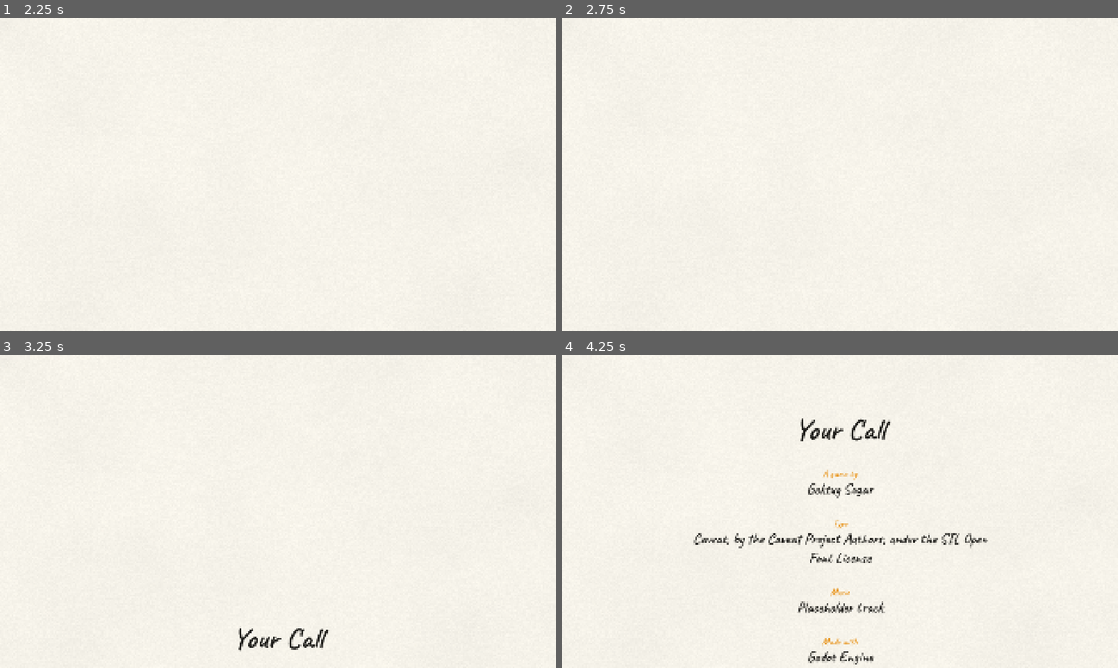
Above: before the commit, frames 1-4 (two rows, left to right).
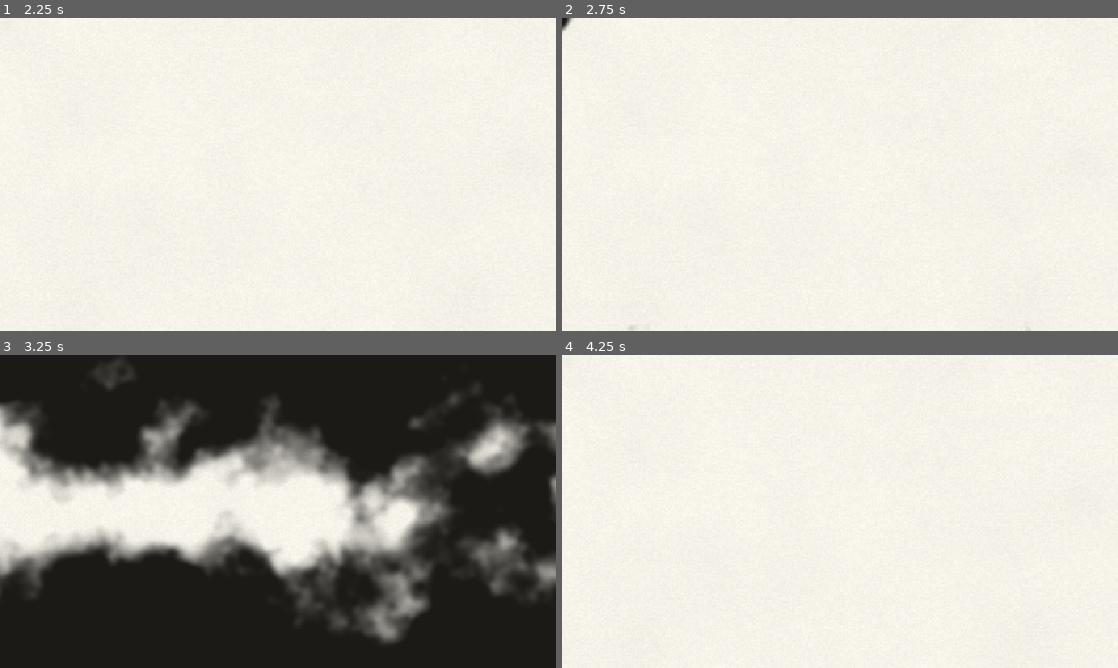
Above: after the commit, the same moments.

Repository: GoktugSugar/your_call
Game: Godot game, scene res://dev/cinematic_sampler.tscn
The game is run twice, just before and just after one commit, with the same random seed, the same clock (stepped at 60 frames per second) and the same inputs. This scene is started directly instead of the project's main scene. Sound files missing from this copy of the repository are replaced by a short silence.
Inputs (mouse positions are in pixels of both pictures, inside the frame that each line leads up to):
- Up to frame 1 (2.25 s): tap Enter at 0.5 s; move the mouse to (400, 158) at 0.52 s; press the mouse at (400, 158) at 0.53 s; release the mouse at (400, 158) at 1.25 s; drag from (166, 190) to (250, 237) at 1.27 s; tap F5 (dev_restart) at 2 s; move the mouse to (333, 105) at 2.02 s; tap Alt at 2.1 s; click (333, 105) at 2.17 s
- Up to frame 2 (2.75 s): no input
- Up to frame 3 (3.25 s): drag from (250, 574) to (111, 464) at 2.77 s
- Up to frame 4 (4.25 s): move the mouse to (1006, 558) at 3.52 s; press the mouse at (1006, 558) at 3.53 s

Frame 1 is identical in both runs. In frame 2, less than 0.1% of the frame differs, in the area x 0-13%, y 0-100%; in frame 3, 87%, in the area x 0-100%, y 0-100%; in frame 4, 2.2%.

Commit message:
Play the waking in the cinematic sampler
The sampler plays the crash, then the waking, then the credits. With
--waking it plays the waking alone.

Co-Authored-By: Claude Opus 5.5 <noreply@anthropic.com>

Diff:
--- a/dev/cinematic_sampler.gd
+++ b/dev/cinematic_sampler.gd
@@ -1,18 +1,39 @@
 extends Node
-## Development only: plays the opening crash cinematic, then rolls the credits, for captures.
+## Development only: plays the opening crash, then the waking that opens every later chapter, then
+## rolls the credits, for captures. With [code]--waking[/code] it plays the waking alone, at once.
+## [codeblock]
+## Godot --path . res://dev/capture_runner.tscn -- --scene=res://dev/cinematic_sampler.tscn \
+##     --waking --out=C:/somewhere/shot --times=0.5,2,4
+## [/codeblock]
 
 ## The opening cinematic to play first.
 @export var crash: CrashCinematic
-## The credits to roll after it.
+## The waking to play after it.
+@export var waking: WakingCinematic
+## The credits to roll at the end.
 @export var credits: Credits
-## Seconds between the end of the cinematic and the credits.
+## Seconds between one piece ending and the next starting.
 @export_range(0.0, 10.0, 0.05) var pause_between := 1.0
 
 
 func _ready() -> void:
-	crash.hit.connect(func() -> void: print("cinematic_sampler: hit at %.2f s" % (Time.get_ticks_msec() / 1000.0)))
-	await crash.play()
-	print("cinematic_sampler: cinematic finished at %.2f s" % (Time.get_ticks_msec() / 1000.0))
+	var waking_only := DevArgs.parse().has("waking")
+	crash.hit.connect(func() -> void: _log("hit"))
+	waking.eyes_closed.connect(func() -> void: _log("eyes closed"))
+	if not waking_only:
+		_log("crash started")
+		await crash.play()
+		_log("crash finished")
+		await get_tree().create_timer(pause_between).timeout
+	_log("waking started")
+	await waking.play()
+	_log("waking finished")
+	if waking_only:
+		return
 	await get_tree().create_timer(pause_between).timeout
 	await credits.roll()
-	print("cinematic_sampler: credits finished at %.2f s" % (Time.get_ticks_msec() / 1000.0))
+	_log("credits finished")
+
+
+func _log(what: String) -> void:
+	print("cinematic_sampler: %s at %.2f s" % [what, Time.get_ticks_msec() / 1000.0])
--- a/dev/cinematic_sampler.tscn
+++ b/dev/cinematic_sampler.tscn
@@ -1,17 +1,21 @@
-[gd_scene load_steps=5 format=3]
+[gd_scene load_steps=6 format=3]
 
 [ext_resource type="Script" path="res://dev/cinematic_sampler.gd" id="1_sampler"]
 [ext_resource type="PackedScene" path="res://ink/paper/paper.tscn" id="2_paper"]
 [ext_resource type="PackedScene" path="res://cinematics/crash/crash_cinematic.tscn" id="3_crash"]
 [ext_resource type="PackedScene" path="res://ui/credits/credits.tscn" id="4_credits"]
+[ext_resource type="PackedScene" path="res://cinematics/waking/waking_cinematic.tscn" id="5_waking"]
 
-[node name="CinematicSampler" type="Node" node_paths=PackedStringArray("crash", "credits")]
+[node name="CinematicSampler" type="Node" node_paths=PackedStringArray("crash", "waking", "credits")]
 script = ExtResource("1_sampler")
 crash = NodePath("CrashCinematic")
+waking = NodePath("WakingCinematic")
 credits = NodePath("Credits")
 
 [node name="Paper" parent="." instance=ExtResource("2_paper")]
 
 [node name="CrashCinematic" parent="." instance=ExtResource("3_crash")]
 
+[node name="WakingCinematic" parent="." instance=ExtResource("5_waking")]
+
 [node name="Credits" parent="." instance=ExtResource("4_credits")]
